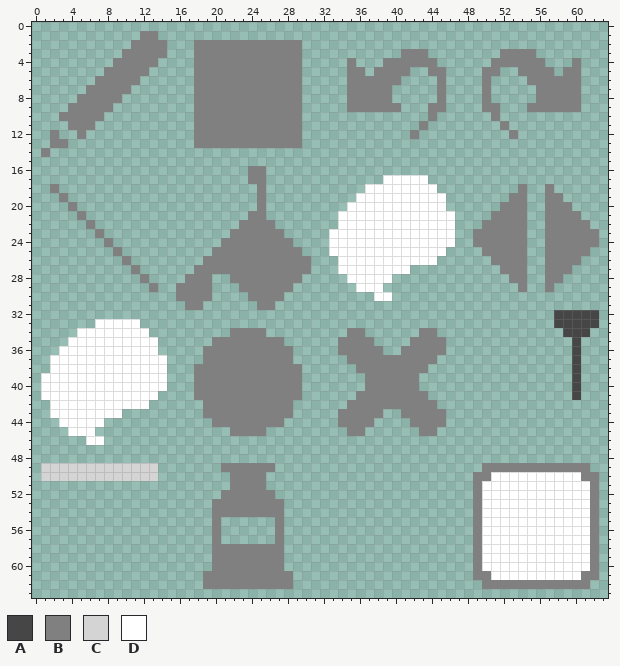
One commit to this pixel-art sprite: Assets/tool_icon.png. The picture above is the old version.
The file is 64x64 pixels.
Palette (. is transparent): A #464646  B #808080  C #d4d4d4  D #ffffff
Pixels before (only the part around the change), first column x 30:
41 ......BBBBBBBB.......
42 .....BBBBBBBBBB......
43 ....BBBBB..BBBBB.....
44 ....BBBB....BBBB.....
45 .....BB......BB......
46 .....................
47 .....................
48 .....................
49 ....................B
50 ...................BB
51 ...................BD
52 ...................BD
53 ...................BD
54 ...................BD
55 ...................BD
56 ...................BD
57 ...................BD
58 ...................BD
59 ...................BD
60 ...................BD
61 ...................BB
62 ....................B
63 .....................
After:
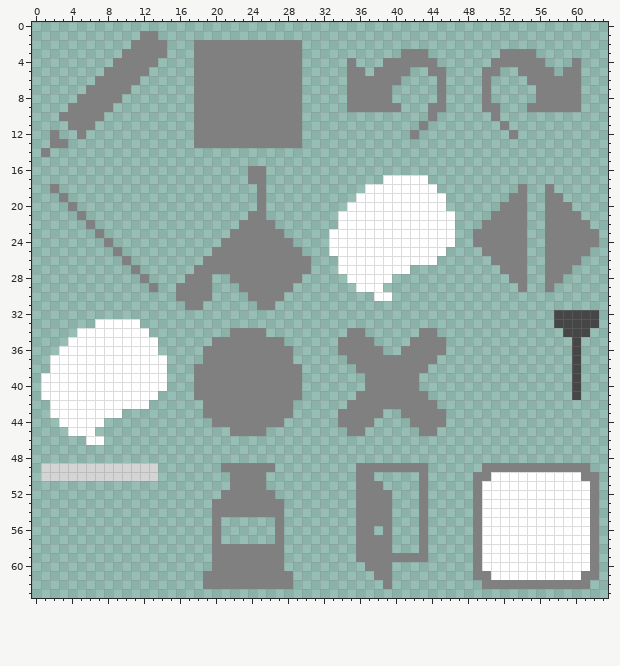
Author's note on the commit: 戻るボタンアイコン追加
The exact change:
{"y":49,"x":36,"old":"........","new":"BBBBBBBB"}
{"y":50,"x":36,"old":"..","new":"BB"}
{"y":50,"x":43,"old":".","new":"B"}
{"y":51,"x":36,"old":"...","new":"BBB"}
{"y":51,"x":43,"old":".","new":"B"}
{"y":52,"x":36,"old":"....","new":"BBBB"}
{"y":52,"x":43,"old":".","new":"B"}
{"y":53,"x":36,"old":"....","new":"BBBB"}
{"y":53,"x":43,"old":".","new":"B"}
{"y":54,"x":36,"old":"....","new":"BBBB"}
{"y":54,"x":43,"old":".","new":"B"}
{"y":55,"x":36,"old":"....","new":"BBBB"}
{"y":55,"x":43,"old":".","new":"B"}
{"y":56,"x":36,"old":"..","new":"BB"}
{"y":56,"x":39,"old":".","new":"B"}
{"y":56,"x":43,"old":".","new":"B"}
{"y":57,"x":36,"old":"....","new":"BBBB"}
{"y":57,"x":43,"old":".","new":"B"}
{"y":58,"x":36,"old":"....","new":"BBBB"}
{"y":58,"x":43,"old":".","new":"B"}
{"y":59,"x":36,"old":"........","new":"BBBBBBBB"}
{"y":60,"x":37,"old":"...","new":"BBB"}
{"y":61,"x":38,"old":"..","new":"BB"}
{"y":62,"x":39,"old":".","new":"B"}
{"label":"added","picture_box":[356,463,428,589]}
